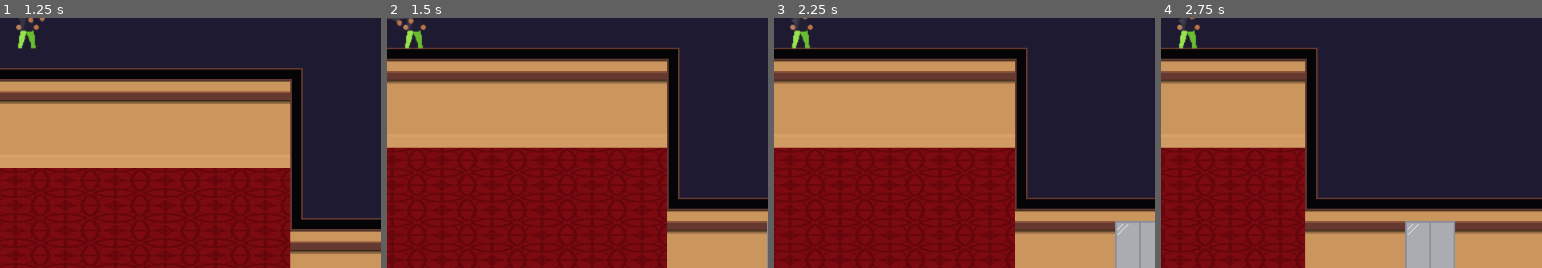
Above: before the commit, frames 1-4 (left to right).
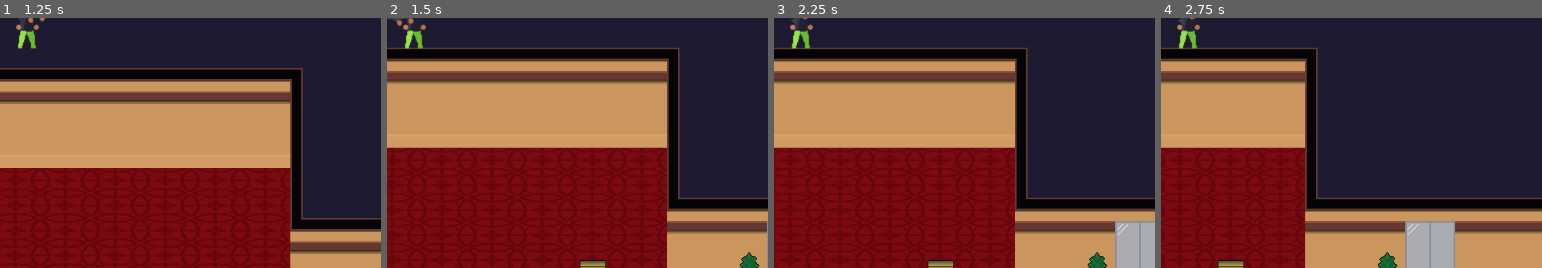
Above: after the commit, the same moments.

Repository: sirBamson/borlaier
Game: Godot game, scene res://Scenes/Levels/Level1.tscn
Two runs of this game, one before a commit and one after it. Both use one fixed random seed, a clock stepped at 60 frames per second and the inputs below. This scene is started directly instead of the project's main scene.
Inputs (mouse positions are % of the whole screen's width and height, from its top left):
- Up to frame 1 (1.25 s): tap Enter (ui_accept) at 0.5, 0.77 s; move the mouse to (71, 45) at 0.52 s; hold Right (ui_right) from 0.53 s (still down); hold Space (fire) from 0.53 s (still down)
- Up to frame 2 (1.5 s): move the mouse to (27, 55) at 1.27 s; release Right (ui_right) at 1.28 s; release Space (fire) at 1.28 s; hold Down (ui_down) from 1.28 s (still down); tap Space (fire) at 1.35 s
- Up to frame 3 (2.25 s): tap Enter (ui_accept) at 1.52, 2 s; move the mouse to (58, 28) at 2.02 s; release Down (ui_down) at 2.03 s; hold Right (ui_right) from 2.03 s (still down); hold Space (fire) from 2.03 s (still down)
- Up to frame 4 (2.75 s): keep holding Right (ui_right); keep holding Space (fire)
The pictures show only the part of the screen within x 44-94%, y 50-100%; the shares and areas given below are measured in that part.

Frame 1 is identical in both runs. In frame 2, 0.4% of the frame differs, in the area x 50-98%, y 93-100%; in frame 3, 0.4%; in frame 4, 0.4%, in the area x 14-63%, y 93-100%.

Commit message:
Scenes for assets and Ysort order for assets

Diff:
--- a/Scenes/Levels/Level1.tscn
+++ b/Scenes/Levels/Level1.tscn
@@ -1,9 +1,11 @@
-[gd_scene load_steps=29 format=2]
+[gd_scene load_steps=31 format=2]
 
 [ext_resource path="res://Assets/White_square.png" type="Texture" id=1]
 [ext_resource path="res://Assets/casino_tilemap_more_tiles.png" type="Texture" id=2]
 [ext_resource path="res://Scenes/Elevator/ElevatorDoor.tscn" type="PackedScene" id=3]
 [ext_resource path="res://Scenes/Player.tscn" type="PackedScene" id=4]
+[ext_resource path="res://Scenes/Plant.tscn" type="PackedScene" id=5]
+[ext_resource path="res://Scenes/Slot_machine.tscn" type="PackedScene" id=6]
 
 [sub_resource type="TileSet" id=1]
 0/name = "casino_tilemap_more_tiles.png 0"
@@ -596,10 +598,18 @@
 [node name="ElevatorDoor" parent="." instance=ExtResource( 3 )]
 position = Vector2( 672, 336 )
 
-[node name="Player" parent="." instance=ExtResource( 4 )]
-position = Vector2( 672, 360 )
-
 [node name="Walls" type="TileMap" parent="."]
 tile_set = SubResource( 24 )
 format = 1
 tile_data = PoolIntArray( 65536, 0, 0, 65544, 2, 0, 131072, 1, 0, 131080, 3, 0, 196608, 1, 0, 196616, 3, 0, 262144, 1,  …(477 unchanged characters)…
+
+[node name="YSort" type="YSort" parent="."]
+
+[node name="Plant" parent="YSort" instance=ExtResource( 5 )]
+position = Vector2( 617, 385 )
+
+[node name="Slot_machine" parent="YSort" instance=ExtResource( 6 )]
+position = Vector2( 417, 400 )
+
+[node name="Player" parent="YSort" instance=ExtResource( 4 )]
+position = Vector2( 657, 402 )
--- /dev/null
+++ b/Scenes/Plant.tscn
@@ -0,0 +1,10 @@
+[gd_scene load_steps=2 format=2]
+
+[ext_resource path="res://Assets/plant (kopia).png" type="Texture" id=1]
+
+[node name="Plant" type="StaticBody2D"]
+collision_layer = 33
+
+[node name="Sprite" type="Sprite" parent="."]
+texture = ExtResource( 1 )
+offset = Vector2( 0, -23 )
--- /dev/null
+++ b/Scenes/Slot_machine.tscn
@@ -0,0 +1,10 @@
+[gd_scene load_steps=2 format=2]
+
+[ext_resource path="res://Assets/slot_machine (kopia).png" type="Texture" id=1]
+
+[node name="Slot_machine" type="StaticBody2D"]
+collision_layer = 33
+
+[node name="Sprite" type="Sprite" parent="."]
+texture = ExtResource( 1 )
+offset = Vector2( 0, -23 )
--- a/project.godot
+++ b/project.godot
@@ -68,6 +68,7 @@
 2d_physics/layer_1="Walls"
 2d_physics/layer_2="Player"
 2d_physics/layer_3="Enemies"
+2d_physics/layer_6="Assets"
 2d_physics/layer_8="Elevator"
 
 [physics]
Binary file added: Assets/plant (kopia).png
Not shown, added: Assets/plant (kopia).png.import
Binary file added: Assets/slot_machine (kopia).png
Not shown, added: Assets/slot_machine (kopia).png.import
